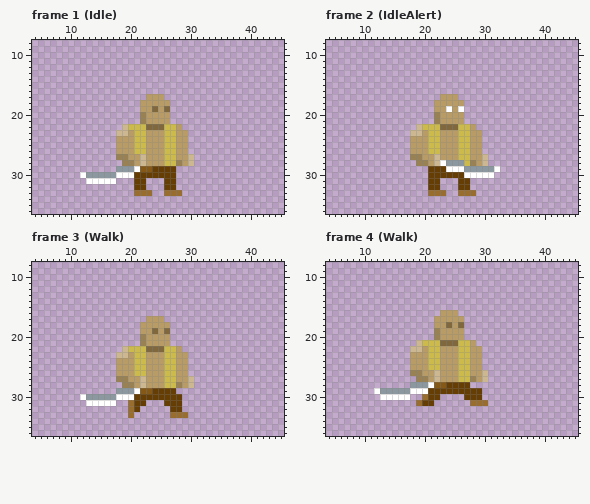
Two versions of one pixel-art file, HumanMelee1.aseprite. The picture above was drawn from the file before the commit.
48x48 pixels, 27 frames. Shown: frame 1 (Idle): x 4..45, y 8..36; frame 2 (IdleAlert): x 4..45, y 8..36; frame 3 (Walk): x 4..45, y 8..36; frame 4 (Walk): x 4..45, y 8..36. The commit also changed other frames, which this record leaves out.
And afterwards:
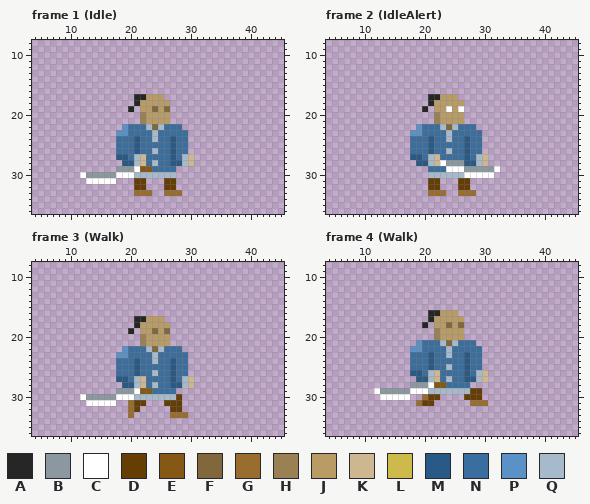
Palette (. is transparent): A #262626  B #8b989f  C #ffffff  D #663e04  E #865816  F #80683c  G #996d2d  H #998153  J #b99c65  K #ccb791  L #ccbb4a  M #295986  N #3a6e9f  P #5a91c6  Q #a7bacc
The edit:
--- frame 1 (Idle), layer "gob"
@@ x 16..31 @@
 16 ................
-17 .......JJJ......
-18 ......JJJJJ.....
-19 ......JJFJF.....
+17 .....AAJJJ......
+18 .....AJJJJJ.....
+19 ....A.JJFJF.....
 20 ......HJJJJ.....
 21 ......HJJJJ.....
-22 ...KLLLFFFLLJ...
-23 ..KKJLLJJJLLJJ..
-24 ..JJJLLJJJLLJJ..
-25 ..JJJLLJJJLLJJ..
-26 ..JJJLLJJJLLJJ..
-27 ..HHJJKJJJLLJJK.
-28 ...HHJKJJJLLHJK.
-29 ..BBBCEEDDDD....
-30 BBCCCDDDDDDD....
+22 ...PNNNQFQNNN...
+23 ..PPNNNNQNNNNN..
+24 ..NNNMNNQNNMNN..
+25 ..NNNMNNNNNMNN..
+26 ..NNNMNNQNNMNN..
+27 ..MMNQKNNNNMNQK.
+28 ...MMQKNQNNMMQK.
+29 ..BBBCEENNNN....
+30 BBCCCQQQQQQQ....
 31 CC...DD...DD....
--- frame 2 (IdleAlert), layer "gob"
@@ x 16..31 @@
 16 ................
-17 .......JJJ......
-18 ......JJJJJ.....
-19 ......JJCJC.....
+17 .....AAJJJ......
+18 .....AJJJJJ.....
+19 ....A.JJCJC.....
 20 ......HJJJJ.....
 21 ......HJJJJ.....
-22 ...KLLLFFFLLJ...
-23 ..KKJLLJJJLLJJ..
-24 ..JJJLLJJJLLJJ..
-25 ..JJJLLJJJLLJJ..
-26 ..JJJLLJJJLLJJ..
-27 ..HHJJKJJJLLJJK.
-28 ...HHJKCBBBLHJK.
-29 .....DDDCCCBBBBB
-30 .....DDDDDDCCCCC
+22 ...PNNNQFQNNN...
+23 ..PPNNNNQNNNNN..
+24 ..NNNMNNQNNMNN..
+25 ..NNNMNNNNNMNN..
+26 ..NNNMNNQNNMNN..
+27 ..MMNQKNNNNMNQK.
+28 ...MMQKCBBBMMQK.
+29 .....NNNCCCBBBBB
+30 .....QQQQQQCCCCC
 31 .....DD...DD....
--- frame 3 (Walk), layer "gob"
@@ x 16..31 @@
 16 ................
-17 .......JJJ......
-18 ......JJJJJ.....
-19 ......JJFJF.....
+17 .....AAJJJ......
+18 .....AJJJJJ.....
+19 ....A.JJFJF.....
 20 ......HJJJJ.....
 21 ......HJJJJ.....
-22 ...KLLLFFFLLJ...
-23 ..KKJLLJJJLLJJ..
-24 ..JJJLLJJJLLJJ..
-25 ..JJJLLJJJLLJJ..
-26 ..JJJLLJJJLLJJ..
-27 ..HHJJKJJJLLJJK.
-28 ...HHJKJJJLLHJK.
-29 ..BBBCEEDDDD....
-30 BBCCCDDDDDDDD...
+22 ...PNNNQFQNNN...
+23 ..PPNNNNQNNNNN..
+24 ..NNNMNNQNNMNN..
+25 ..NNNMNNNNNMNN..
+26 ..NNNMNNQNNMNN..
+27 ..MMNQKNNNNMNQK.
+28 ...MMQKNQNNMMQK.
+29 ..BBBCEENNNN....
+30 BBCCCQQQQQQQD...
 31 CC..GDD...DDD...
--- frame 4 (Walk), layer "gob"
@@ x 16..31 @@
 15 ................
-16 .......JJJ......
-17 ......JJJJJ.....
-18 ......JJFJF.....
+16 .....AAJJJ......
+17 .....AJJJJJ.....
+18 ....A.JJFJF.....
 19 ......HJJJJ.....
 20 ......HJJJJ.....
-21 ...KLLLFFFLLJ...
-22 ..KKJLLJJJLLJJ..
-23 ..JJJLLJJJLLJJ..
-24 ..JJJLLJJJLLJJ..
-25 ..JJJLLJJJLLJJ..
-26 ..HHJJKJJJLLJJK.
-27 ...HHJKJJJLLHJK.
-28 ..BBBCEEDDDD....
-29 BBCCCDDDDDDDDD..
+21 ...PNNNQFQNNN...
+22 ..PPNNNNQNNNNN..
+23 ..NNNMNNQNNMNN..
+24 ..NNNMNNNNNMNN..
+25 ..NNNMNNQNNMNN..
+26 ..MMNQKNNNNMNQK.
+27 ...MMQKNQNNMMQK.
+28 ..BBBCEENNNN....
+29 BBCCCQQQQQQQDD..
 30 CC..GDD....DDD..
Changed places in both pictures, as pixel boxes (x1, y1, x2, y2):
changed: (116, 94, 188, 178)
changed: (410, 94, 482, 178)
changed: (116, 316, 188, 400)
changed: (410, 310, 482, 394)
